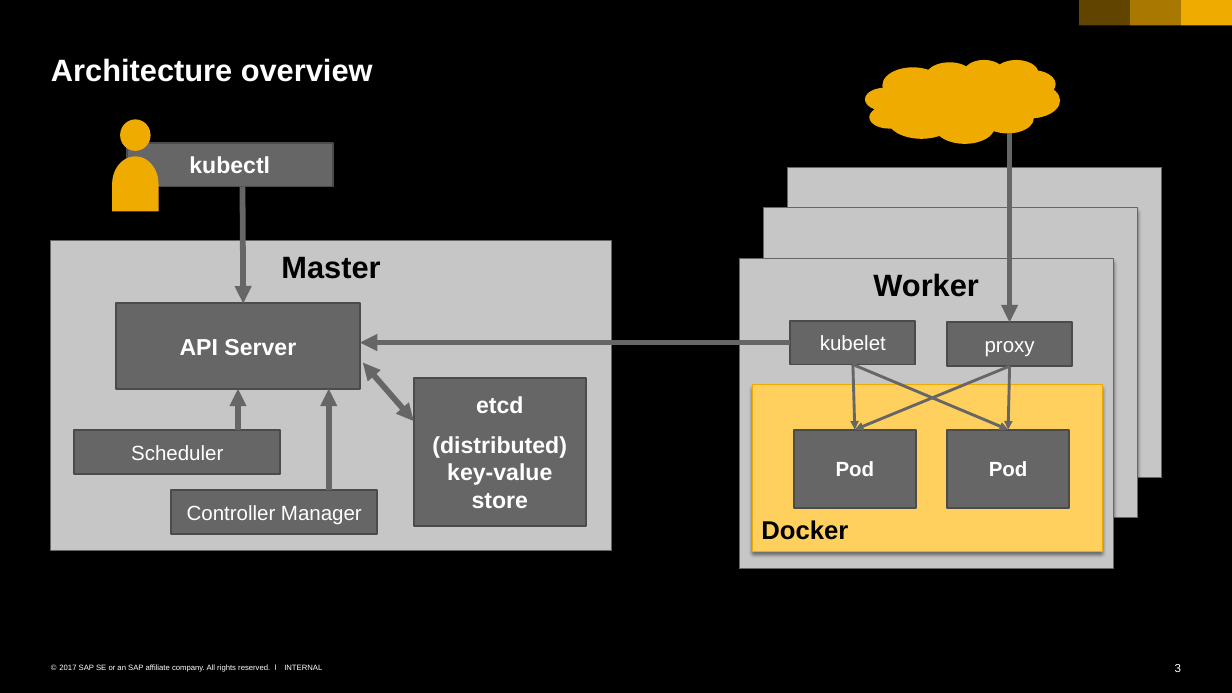
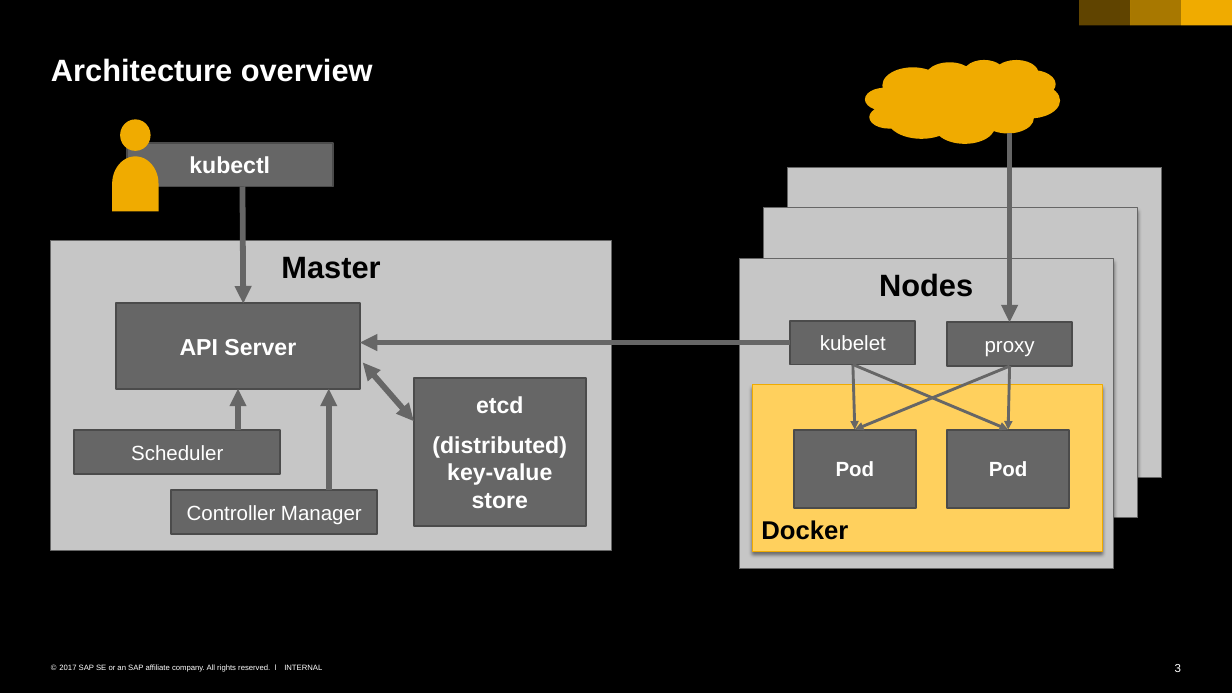
Before and after one commit to cuijiyao01/docker-k8s-training, a slide deck: slide 3 of kubernetes/01_k8s_core_components.pptx. Drawn at 1232x693 pixels with LibreOffice and Linux fonts; fonts in the diff are those of the drawing. Boxes give left, top, right and bottom in pixels: in the first picture for what was removed or moved away, otherwise in the second. Text is boxed around its words. In the diff, an @@ line names an element or a change of style, - is before the commit and + after.

Commit message:
workers are now called nodes in slide deck

```diff
--- a/kubernetes/01_k8s_core_components.pptx
+++ b/kubernetes/01_k8s_core_components.pptx
@@ text in rectangle at [879, 273, 973, 297]: text changed @@
-Worker
+Nodes
```
Also in this commit, not shown: 2 other slides changed.
